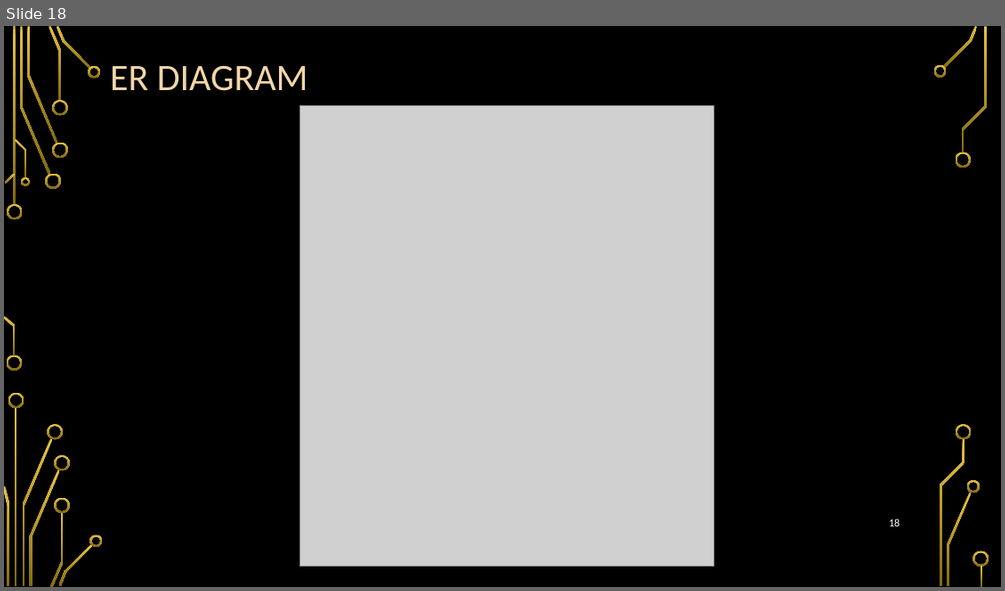
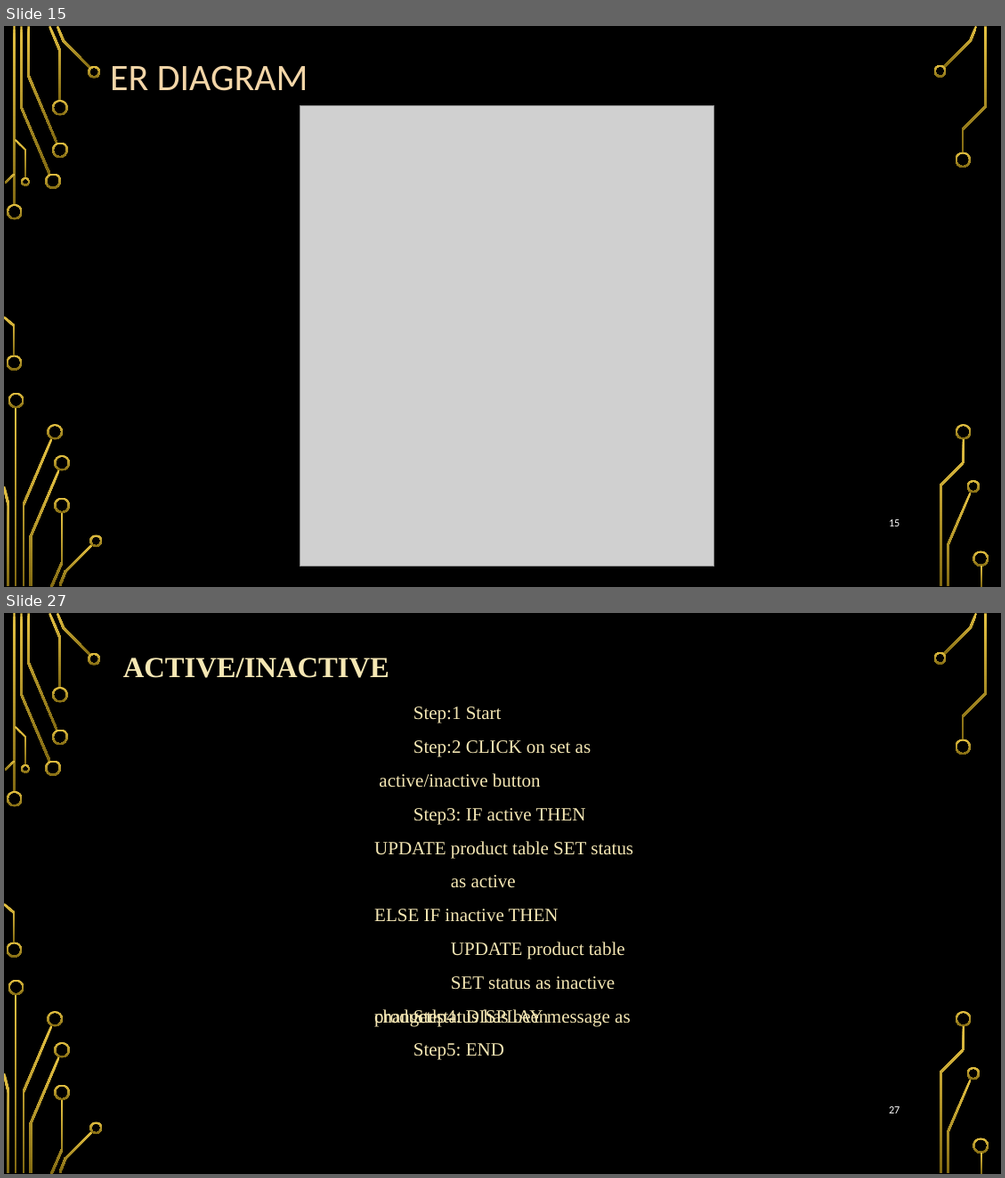
Before and after one commit to sarveshbhat/Clgproject-BCK, a slide deck: database ppt.pptx. Shown one above the other, each under a label of ours: slide 18 before the commit, slides 15 and 27 after it; the slides between them are not shown. The pictures are 1005x591 and 1005x1178 pixels, drawn with LibreOffice and Linux fonts; fonts in the diff are those of the drawing; grey boxes stand for pictures; background and template pictures are left out. Boxes give left, top, right and bottom in pixels: in the first picture for what was removed or moved away, otherwise in the second. Text is boxed around its words. In the diff, an @@ line names an element or a change of style, - is before the commit and + after.

```diff
--- a/database ppt.pptx
+++ b/database ppt.pptx
@@ slide 27 added at (4,613,1001,1174), background picture (left out); not listed: 36 template elements that a slide beside it also shows @@
@@ title added at (123,657,389,678), 28 pt, text #F5E7B4, bold @@
+ACTIVE/INACTIVE
@@ text added at (374,706,633,1060), 18 pt, text #F5E7B4 @@
+Step:1 Start
+Step:2 CLICK on set as
+active/inactive button
+Step3: IF active THEN
+UPDATE product table SET status as active
+ELSE IF inactive THEN
+UPDATE product table SET status as inactive
+Step4: DISPLAY message as product status has been changed
+Step5: END
@@ page number added at (889,1106,899,1113), 10.5 pt, text #FFFFFF @@
+27
@@ what was slide 18 is now slide 15 @@
```
Also in this commit, not shown: 3 slides changed, 25 other slides added, 5 slides removed, 16 other files.
